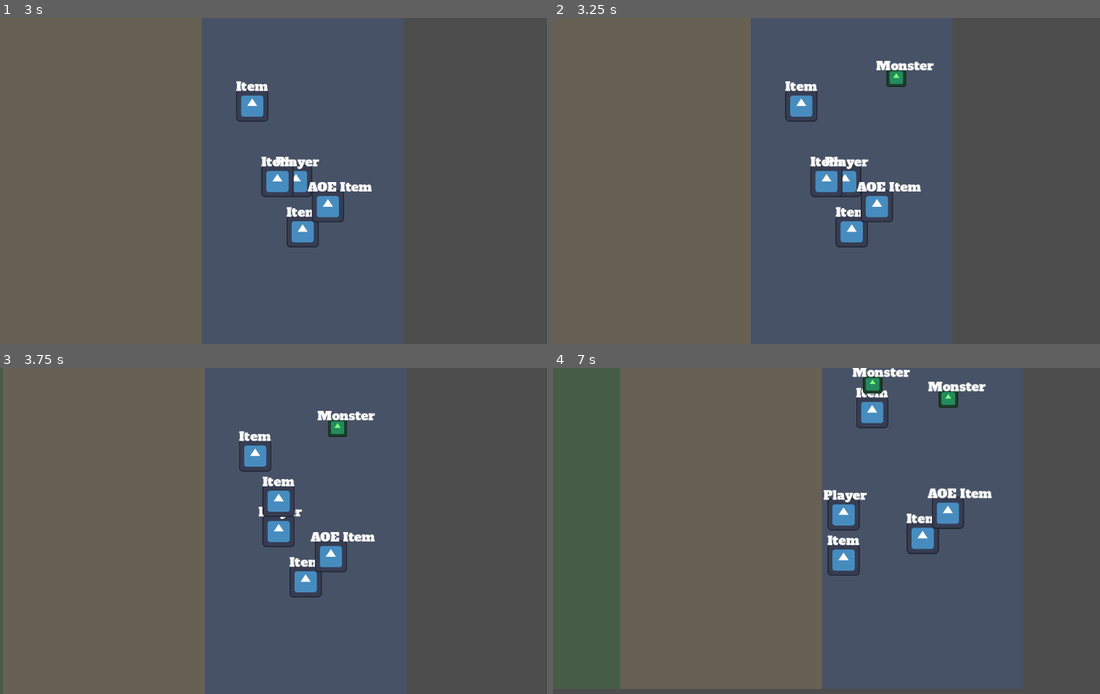
Above: before the commit, frames 1-4 (two rows, left to right).
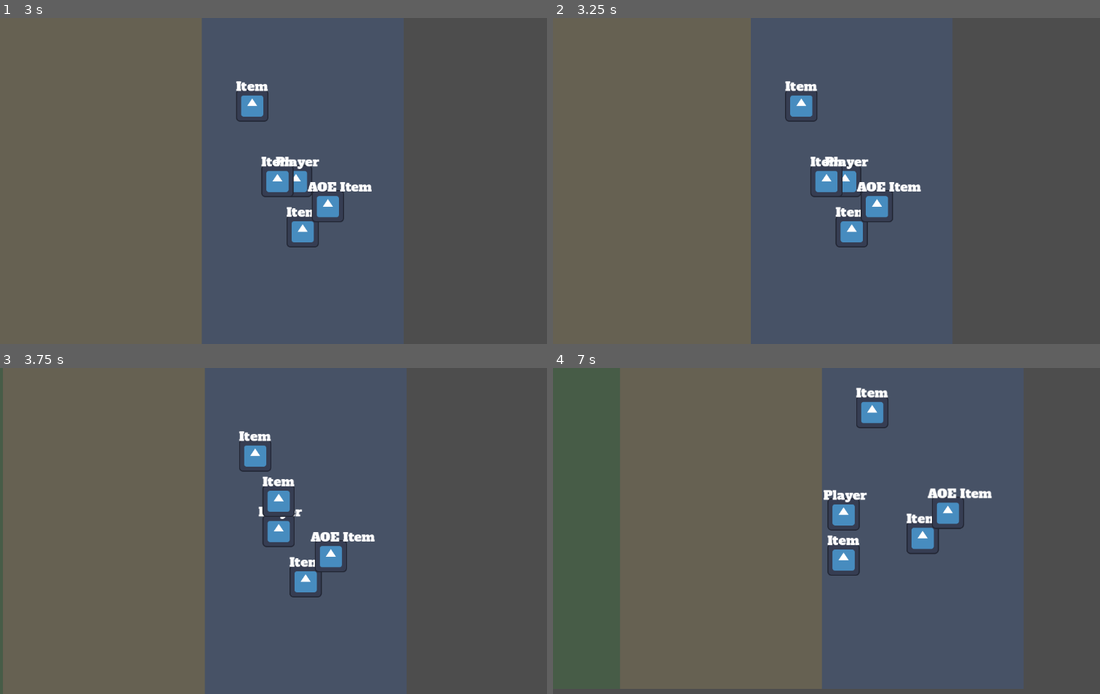
Above: after the commit, the same moments.

Repository: poga/dark-sea
Game: Godot game, scene res://scenes/game/main.tscn
The game is run twice, just before and just after one commit, with the same random seed, the same clock (stepped at 60 frames per second) and the same inputs. The project has no main scene, so this scene is started directly. The engine's default icon, where the game draws it, is replaced by a stand-in: a white triangle on a blue panel in a dark square.
Inputs (mouse positions are in pixels of both pictures, inside the frame that each line leads up to):
- Up to frame 1 (3 s): tap Enter at 0.5 s; move the mouse to (415, 164) at 0.52 s; hold D (move_right) 0.53-1.25 s; hold Space (interact) 0.53-1.25 s; click (415, 164) at 0.67 s; drag from (175, 197) to (38, 181) at 1.27 s; move the mouse to (350, 109) at 2.02 s; hold D (move_right) 2.03-2.75 s; tap Alt at 2.1 s; drag from (262, 246) to (317, 181) at 2.77 s
- Up to frame 2 (3.25 s): no input
- Up to frame 3 (3.75 s): move the mouse to (464, 579) at 3.52 s; hold A (move_left) from 3.53 s (still down); hold Space (interact) from 3.53 s (still down)
- Up to frame 4 (7 s): release A (move_left) at 4.25 s; release Space (interact) at 4.25 s; drag from (667, 482) to (826, 501) at 4.27 s; move the mouse to (870, 531) at 5.02 s; hold S (move_down) 5.03-5.75 s; tap Alt at 5.1 s; click (870, 531) at 5.17 s; drag from (755, 449) to (842, 521) at 5.77 s; move the mouse to (968, 514) at 6.52 s; hold W (move_up) from 6.53 s (still down); hold Space (interact) from 6.53 s (still down)

Frame 1 is identical in both runs. In frame 2, 0.4% of the frame differs, in the area x 59-70%, y 13-22%; in frame 3, 0.4%; in frame 4, 0.9%, in the area x 54-80%, y 0-13%.

Commit message:
feat: monster spawner reacts to day/night cycle signals

Diff:
--- a/scenes/game/test_spawner.gd
+++ b/scenes/game/test_spawner.gd
@@ -9,8 +9,21 @@
 
 func _ready() -> void:
 	$SpawnTimer.wait_time = spawn_interval
+	$SpawnTimer.timeout.connect(_on_spawn_timer_timeout)
+	GameManager.night_started.connect(_on_night_started)
+	GameManager.day_started.connect(_on_day_started)
+
+func _on_night_started() -> void:
 	$SpawnTimer.start()
-	$SpawnTimer.timeout.connect(_on_spawn_timer_timeout)
+
+func _on_day_started() -> void:
+	$SpawnTimer.stop()
+	_cleanup_monsters()
+
+func _cleanup_monsters() -> void:
+	var monsters_node: Node = get_parent().get_node("Monsters")
+	for monster in monsters_node.get_children():
+		monster.queue_free()
 
 func _on_spawn_timer_timeout() -> void:
 	var monster: Area2D = _monster_scene.instantiate()
